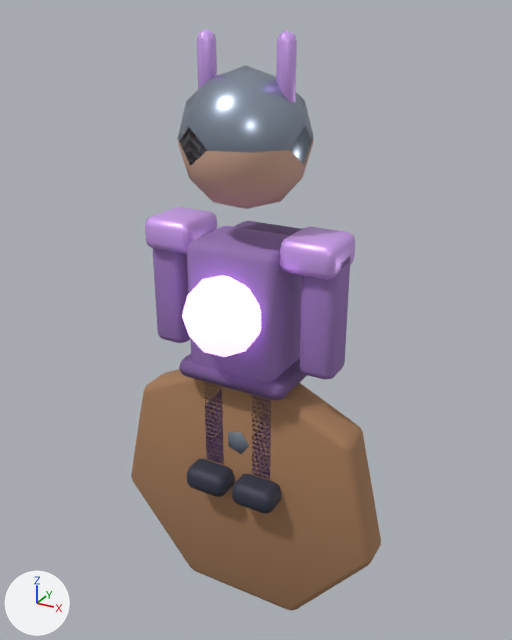
A saved change to the glTF model public/assets/models/characters/grunt.glb.
Both versions are drawn from a camera (50 mm lens) standing at (1.47, -2.59, 2.21) and looking at (0.01, 0.06, 0.88). Arrows for +X, +Y and +Z are at lower left; the lights stay in place. The first picture is the older version. Where no turn or scale is listed for an object, it has been applied to the vertices. Vertices at exactly the same position are counted once.

Before the edit, the objects in view are built like this:
```python
ob_belt = bpy.data.objects.new('belt', me_cube_169)
ob_belt.location = (0.0, 0.0, 0.67)
ob_boot_l = bpy.data.objects.new('boot.L', me_cube_172)
ob_boot_l.location = (-0.13, -0.06, 0.08)
ob_boot_r = bpy.data.objects.new('boot.R', me_cube_173)
ob_boot_r.location = (0.13, -0.06, 0.08)
ob_leg_r = bpy.data.objects.new('leg.R', me_cube_171)
ob_leg_r.location = (0.13, 0.0, 0.38)
ob_shoulder_l = bpy.data.objects.new('shoulder.L', me_cube_176)
ob_shoulder_l.location = (-0.34, 0.0, 1.28)
ob_shoulder_r = bpy.data.objects.new('shoulder.R', me_cube_177)
ob_shoulder_r.location = (0.34, 0.0, 1.28)
# also in view: 'arm.R' at (0.38, 0.0, 1.02); 'core' at (0.0, -0.2, 1.0); 'crest.hornL' at (-0.18, 0.0, 1.98); 'crest.crown' at (0.0, 0.0, 1.72); 'weapon.club' at (0.0, 0.0, 0.03)
```
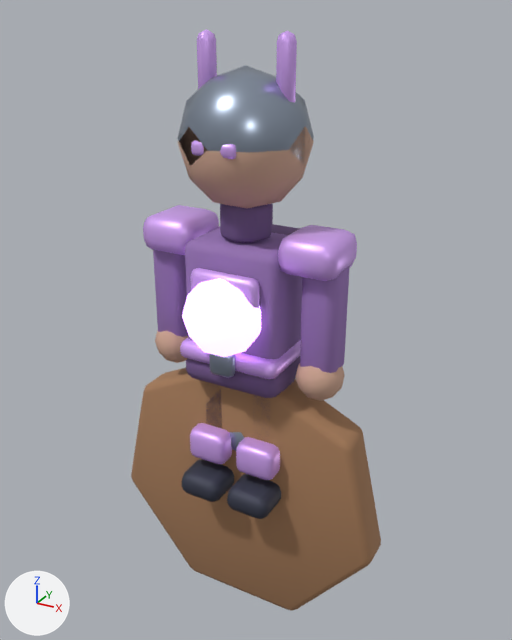
Where the change shows, as pixel boxes [x1, y1, x2, y2] in the pictures (512 x 640 px):
'belt', recoloured, reshaped, moved: before [179, 354, 307, 400]; after [180, 338, 301, 379]
'shoulder.R', reshaped: before [280, 226, 355, 280]; after [278, 225, 357, 281]
'shoulder.L', reshaped (6% taller): before [145, 207, 217, 254]; after [143, 205, 219, 255]
'tunicHem', added (purple): after [186, 356, 300, 398]
'neckGuard', added (purple): after [220, 203, 273, 242]
'boot.R', reshaped, moved (10% wider, 15% taller): before [232, 474, 281, 513]; after [227, 474, 281, 519]
'boot.L', reshaped, moved (12% wider, 13% taller): before [187, 459, 234, 497]; after [181, 459, 234, 502]
'knee.R', added (purple): after [236, 437, 280, 480]
'knee.L', added (purple): after [190, 423, 232, 464]
'glove.R', added (beige): after [295, 363, 345, 401]
'chestPanel', added (purple): after [190, 268, 260, 339]
'glove.L', added (beige): after [155, 330, 188, 363]
'beltBuckle', added: after [209, 354, 235, 378]
'faceStripe', added: after [191, 140, 236, 159]

The change, as a list of edits to the scene's bpy script:
```text
Change me_cube_169:
    remove me_cube_169.from_pydata(...)  # 56 vertices, 108 faces; spans x -0.275..0.275, y -0.19..0.19, z -0.045..0.045
    remove me_cube_169.materials.append(mat_mat_grunt_leather)  # purple #715689
    add me_cube_169.from_pydata(...)  # 56 vertices, 108 faces; spans x -0.248..0.248, y -0.2..0.2, z -0.045..0.045
    me_cube_169 part 3: 56 of 56 vertices moved; they spanned x -0.275..0.275, y -0.19..0.19, z -0.045..0.045 and now span x -0.248..0.248, y -0.2..0.2, z -0.045..0.045; mean shift (0.0, 0.0, 0.0)
    add me_cube_169.materials.append(mat_mat_grunt_accent)  # purple #ddadff
Change me_cube_172:
    remove me_cube_172.from_pydata(...)  # 56 vertices, 108 faces; spans x -0.11..0.11, y -0.16..0.16, z -0.06..0.06
    add me_cube_172.from_pydata(...)  # 56 vertices, 108 faces; spans x -0.11..0.11, y -0.19..0.19, z -0.06..0.06
    me_cube_172 part 4: 56 of 56 vertices moved; they spanned x -0.11..0.11, y -0.16..0.16, z -0.06..0.06 and now span x -0.11..0.11, y -0.19..0.19, z -0.06..0.06; mean shift (0.0, 0.0, 0.0)
Change me_cube_173:
    remove me_cube_173.from_pydata(...)  # 56 vertices, 108 faces; spans x -0.11..0.11, y -0.16..0.16, z -0.06..0.06
    add me_cube_173.from_pydata(...)  # 56 vertices, 108 faces; spans x -0.11..0.11, y -0.19..0.19, z -0.06..0.06
    me_cube_173 part 5: 56 of 56 vertices moved; they spanned x -0.11..0.11, y -0.16..0.16, z -0.06..0.06 and now span x -0.11..0.11, y -0.19..0.19, z -0.06..0.06; mean shift (0.0, 0.0, 0.0)
Change me_cube_176:
    remove me_cube_176.from_pydata(...)  # 56 vertices, 108 faces; spans x -0.125..0.125, y -0.135..0.135, z -0.075..0.075
    add me_cube_176.from_pydata(...)  # 56 vertices, 108 faces; spans x -0.135..0.135, y -0.15..0.15, z -0.085..0.085
    me_cube_176 part 1: 56 of 56 vertices moved; they spanned x -0.125..0.125, y -0.135..0.135, z -0.075..0.075 and now span x -0.135..0.135, y -0.15..0.15, z -0.085..0.085; mean shift (0.0, 0.0, 0.0)
Change me_cube_177:
    remove me_cube_177.from_pydata(...)  # 56 vertices, 108 faces; spans x -0.125..0.125, y -0.135..0.135, z -0.075..0.075
    add me_cube_177.from_pydata(...)  # 56 vertices, 108 faces; spans x -0.135..0.135, y -0.15..0.15, z -0.085..0.085
    me_cube_177 part 2: 56 of 56 vertices moved; they spanned x -0.125..0.125, y -0.135..0.135, z -0.075..0.075 and now span x -0.135..0.135, y -0.15..0.15, z -0.085..0.085; mean shift (0.0, 0.0, 0.0)
Change ob_belt:
    ob_belt.location: (0.0, 0.0, 0.67) -> (0.0, -0.01, 0.78)
Change ob_boot_l:
    ob_boot_l.location: (-0.13, -0.06, 0.08) -> (-0.13, -0.08, 0.08)
Change ob_boot_r:
    ob_boot_r.location: (0.13, -0.06, 0.08) -> (0.13, -0.08, 0.08)
Add ob_knee_r:
    ob_knee_r = bpy.data.objects.new('knee.R', me_cube_249)  # 56 vertices, 108 faces; spans x -0.1..0.1, y -0.11..0.11, z -0.08..0.08; in mat_mat_grunt_accent (purple #ddadff)
    ob_knee_r.location = (0.13, -0.08, 0.27)
Add ob_knee_l:
    ob_knee_l = bpy.data.objects.new('knee.L', me_cube_248)  # 56 vertices, 108 faces; spans x -0.1..0.1, y -0.11..0.11, z -0.08..0.08; in mat_mat_grunt_accent (purple #ddadff)
    ob_knee_l.location = (-0.13, -0.08, 0.27)
Add ob_tunichem:
    ob_tunichem = bpy.data.objects.new('tunicHem', me_cube_241)  # 56 vertices, 108 faces; spans x -0.242..0.242, y -0.19..0.19, z -0.07..0.07; in mat_mat_grunt_leather (purple #715689)
    ob_tunichem.location = (0.0, 0.0, 0.69)
Add ob_neckguard:
    ob_neckguard = bpy.data.objects.new('neckGuard', me_cylinder_027)  # 112 vertices, 220 faces; spans x -0.115..0.116, y -0.116..0.116, z -0.08..0.08; in mat_mat_grunt_leather (purple #715689)
    ob_neckguard.location = (0.0, 0.0, 1.38)
Add ob_facestripe:
    ob_facestripe = bpy.data.objects.new('faceStripe', me_cube_245)  # 56 vertices, 108 faces; spans x -0.1..0.1, y -0.018..0.018, z -0.03..0.03; in mat_mat_grunt_accent (purple #ddadff)
    ob_facestripe.location = (0.0, -0.25, 1.71)
Add ob_chestpanel:
    ob_chestpanel = bpy.data.objects.new('chestPanel', me_cube_244)  # 56 vertices, 108 faces; spans x -0.166..0.166, y -0.035..0.035, z -0.14..0.14; in mat_mat_grunt_accent (purple #ddadff)
    ob_chestpanel.location = (0.0, -0.19, 1.05)
Add ob_beltbuckle:
    ob_beltbuckle = bpy.data.objects.new('beltBuckle', me_cube_243)  # 56 vertices, 108 faces; spans x -0.06..0.06, y -0.03..0.03, z -0.06..0.06; in mat_mat_grunt_metal (grey #9eaabc)
    ob_beltbuckle.location = (0.0, -0.22, 0.78)
Add ob_glove_r:
    ob_glove_r = bpy.data.objects.new('glove.R', me_icosphere_061)  # an icosphere of 80 faces spanning x -0.105..0.105, y -0.11..0.11, z -0.11..0.11; in mat_mat_grunt_skin (beige #cea690)
    ob_glove_r.location = (0.38, -0.02, 0.72)
Add ob_glove_l:
    ob_glove_l = bpy.data.objects.new('glove.L', me_icosphere_060)  # an icosphere of 80 faces spanning x -0.105..0.105, y -0.11..0.11, z -0.11..0.11; in mat_mat_grunt_skin (beige #cea690)
    ob_glove_l.location = (-0.38, -0.02, 0.72)
```
